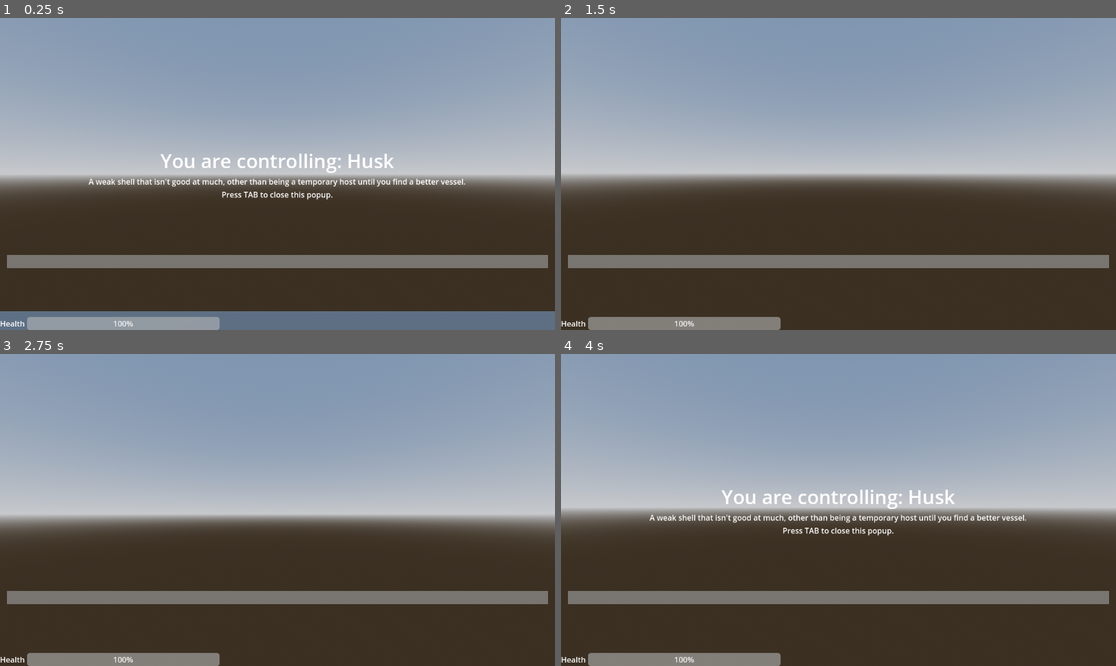
Above: before the commit, frames 1-4 (two rows, left to right).
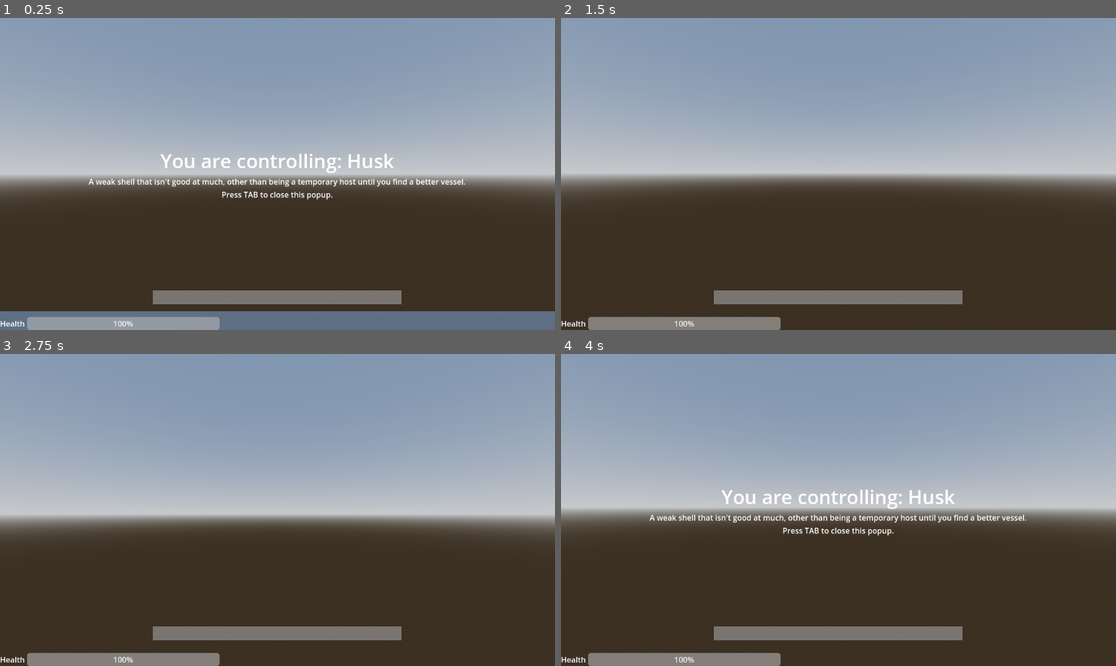
Above: after the commit, the same moments.

Repository: city-high-rider/soulswap
Game: Godot game, scene res://test_level.tscn
Two runs of this game, one before a commit and one after it. Both use one fixed random seed, a clock stepped at 60 frames per second and the inputs below. The project has no main scene, so this scene is started directly.
Inputs (mouse positions are in pixels of both pictures, inside the frame that each line leads up to):
- Up to frame 1 (0.25 s): no input
- Up to frame 2 (1.5 s): tap Enter at 0.5 s; move the mouse to (866, 174) at 0.52 s; hold W (forward) from 0.53 s (still down); tap F (possess) at 0.6 s; tap Space at 1.25 s; move the mouse to (810, 174) at 1.27 s; tap Tab (toggle_info) at 1.35 s
- Up to frame 3 (2.75 s): keep holding W (forward); tap Enter at 2 s; move the mouse to (288, 503) at 2.02 s; tap F (possess) at 2.1 s
- Up to frame 4 (4 s): keep holding W (forward); tap Space at 2.75 s; move the mouse to (832, 516) at 2.77 s; tap Tab (toggle_info) at 2.85 s; tap Enter at 3.5 s; move the mouse to (877, 513) at 3.52 s; tap F (possess) at 3.6 s

The runs differ from the first frame. In frame 1, 6.1% of the frame differs, in the area x 1-99%, y 75-92%; in frame 2, 6.1%; in frame 3, 6.1%; in frame 4, 6.1%.

Commit message:
make popup a bit smaller

Diff:
--- a/components/UI/player_ui.tscn
+++ b/components/UI/player_ui.tscn
@@ -15,8 +15,13 @@
 
 [node name="TextBox" parent="." instance=ExtResource("2_3lk86")]
 layout_mode = 1
-anchors_preset = 14
-anchor_top = 0.5
-anchor_bottom = 0.5
-offset_top = 168.0
-offset_bottom = 196.0
+anchors_preset = 7
+anchor_left = 0.5
+anchor_top = 1.0
+anchor_right = 0.5
+anchor_bottom = 1.0
+offset_left = -274.0
+offset_top = -82.0
+offset_right = 272.0
+offset_bottom = -54.0
+grow_vertical = 0
